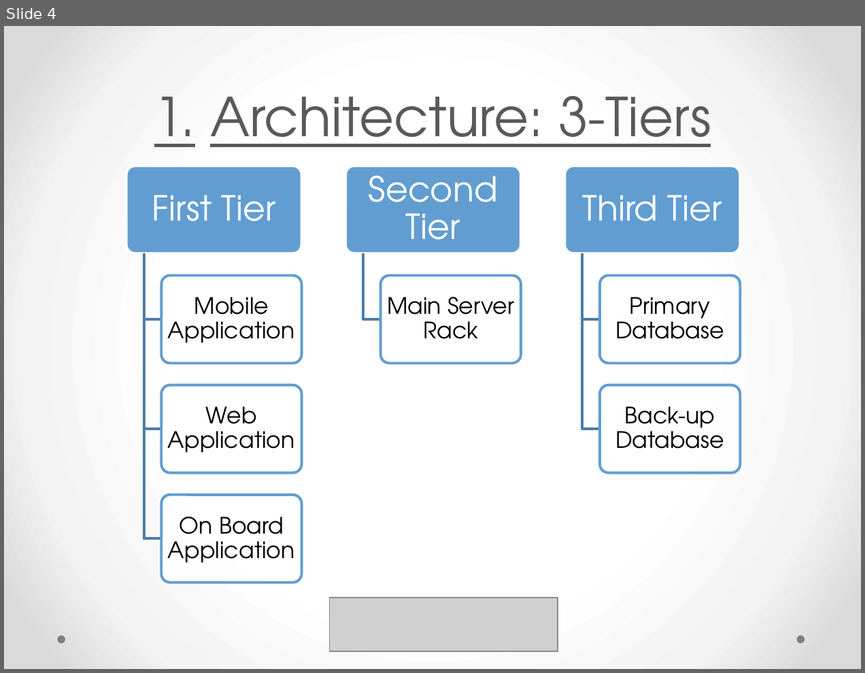
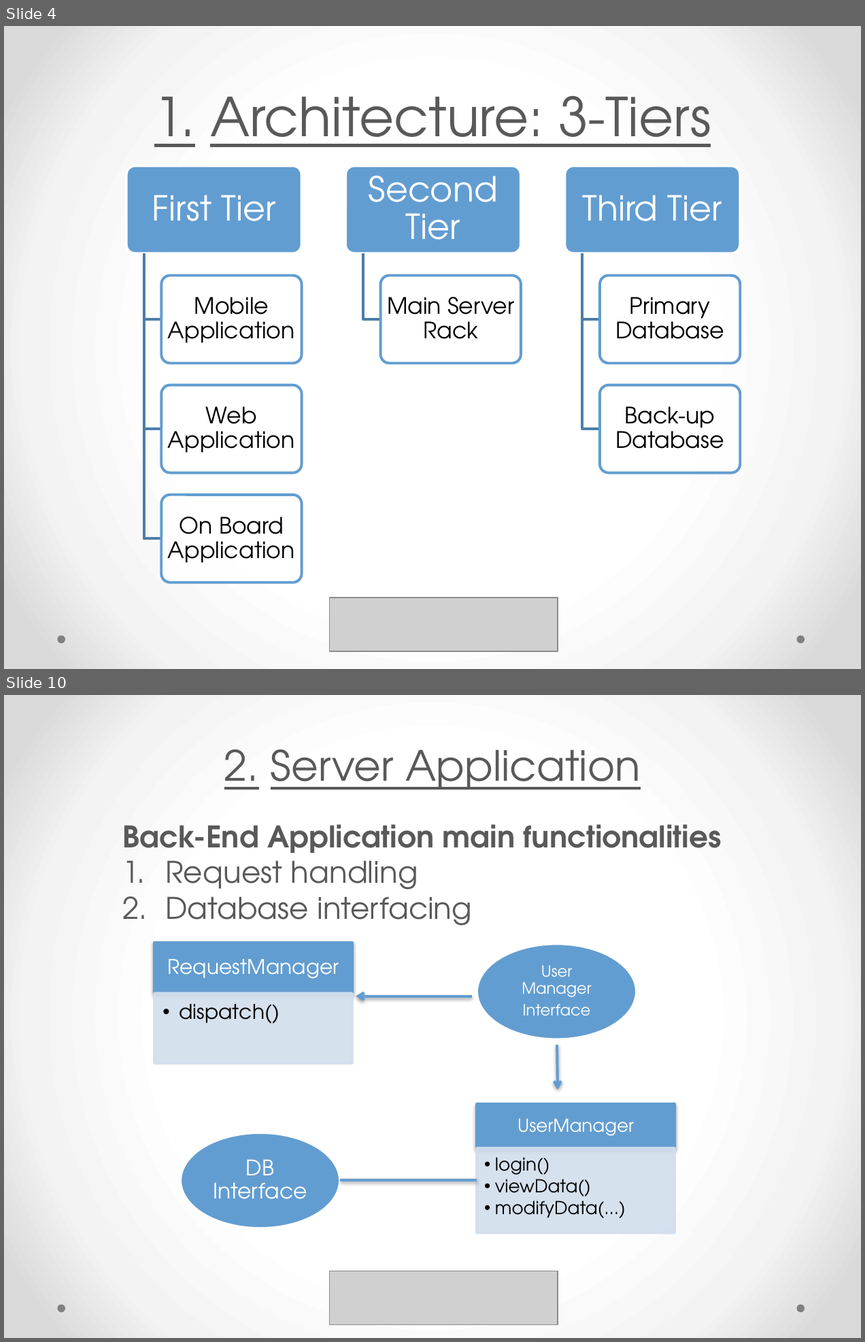
Before and after one commit to yangi92/SE2_PowerEnJoy, a slide deck: PP/PresentationDD.pptx. Shown one above the other, each under a label of ours: slide 4 before the commit, slides 4 and 10 after it; the slides between them are not shown. The pictures are 865x673 and 865x1342 pixels, drawn with LibreOffice and Linux fonts; fonts in the diff are those of the drawing; grey boxes stand for pictures. Boxes give left, top, right and bottom in pixels: in the first picture for what was removed or moved away, otherwise in the second. Text is boxed around its words. In the diff, an @@ line names an element or a change of style, - is before the commit and + after.

```diff
--- a/PP/PresentationDD.pptx
+++ b/PP/PresentationDD.pptx
@@ slide 10 added at (4, 695, 861, 1338), background gradient #FFFFFF to #F4F4F4 to #DADADA; not listed: 2 template elements that a slide beside it also shows @@
@@ title added at (224, 749, 640, 790), 35 pt, text #595959, underline @@
+2. Server Application
@@ text added at (122, 824, 721, 926), 25 pt, text #595959, bold @@
+Back-End Application main functionalities
+1. Request handling
+2. Database interfacing
@@ ellipse added at (477, 943, 636, 1040), fill #629DD1, outline #FFFFFF 2.25 pt @@
@@ text added at (521, 965, 592, 1015), 13 pt, text #FFFFFF @@
+User Manager
+Interface
@@ arrow added from (472, 996) to (356, 996), #629DD1 2.25 pt @@
@@ group added at (154, 943, 352, 1064): 2 rectangles, 2 texts @@
+RequestManager
+  •• dispatch()
@@ arrow added from (557, 1045) to (558, 1089), #629DD1 2.25 pt @@
@@ ellipse added at (181, 1132, 340, 1228), fill #629DD1, outline #FFFFFF 2.25 pt @@
@@ text added at (213, 1159, 307, 1199), 18 pt, text #FFFFFF @@
+DB
+Interface
@@ group added at (477, 1104, 675, 1232): 2 rectangles, 2 texts @@
+UserManager
+  •• login()
+  •• viewData()
+  •• modifyData(...)
@@ line added from (340, 1180) to (477, 1180), #629DD1 2.25 pt @@
@@ picture added at (330, 1271, 558, 1325) @@
```
Also in this commit, not shown: 5 other slides added.
